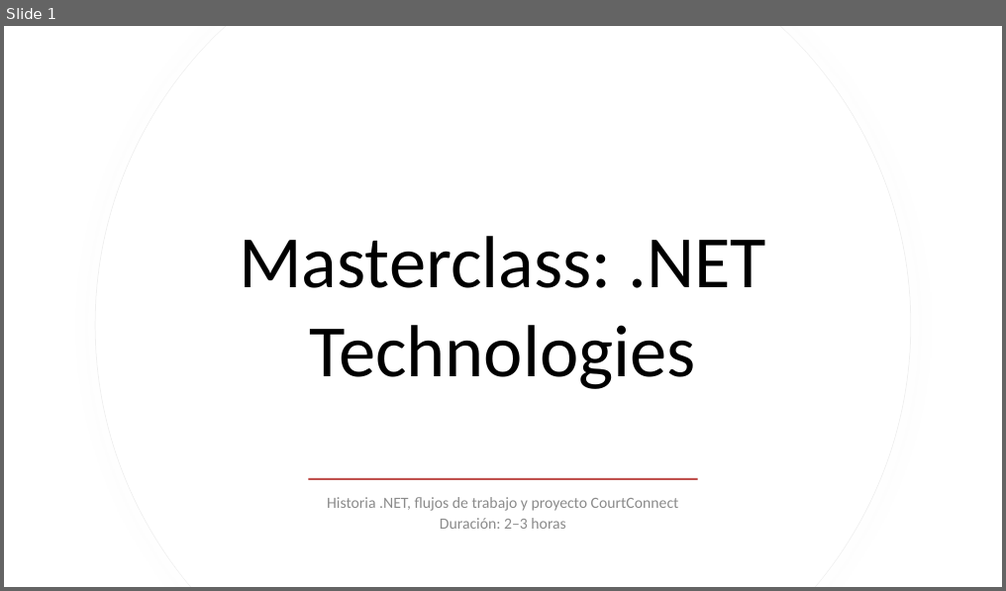
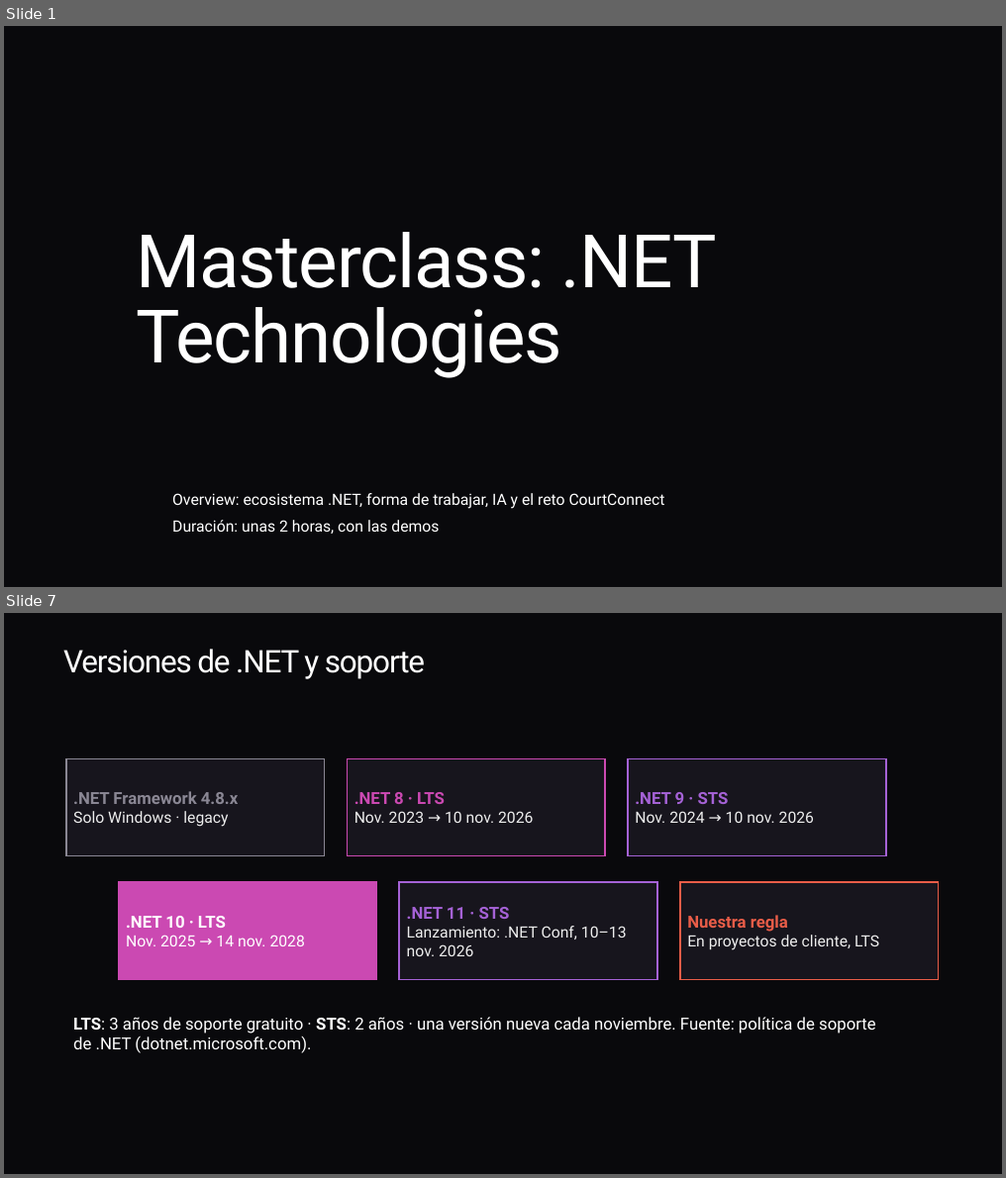
Before and after one commit to ybenzina/formacion-dotnet-junior, a slide deck: docs/masterclasses/masterclass-dotnet-technologies.pptx. Shown one above the other, each under a label of ours: slide 1 before the commit, slides 1 and 7 after it; the slides between them are not shown. The pictures are 1006x591 and 1006x1178 pixels, drawn with LibreOffice and Linux fonts; fonts in the diff are those of the drawing; background and template pictures are left out. Boxes give left, top, right and bottom in pixels: in the first picture for what was removed or moved away, otherwise in the second. Text is boxed around its words. In the diff, an @@ line names an element or a change of style, - is before the commit and + after.

Commit message:
Concretiza ramas de trabajo y actualiza documentación de masterclass general

```diff
--- a/docs/masterclasses/masterclass-dotnet-technologies.pptx
+++ b/docs/masterclasses/masterclass-dotnet-technologies.pptx
@@ slide 7 added at [4, 613, 1002, 1174], background #09090C @@
@@ title added at [63, 649, 425, 679], 30 pt, text #FFFFFF @@
+Versiones de .NET y soporte
@@ rectangle added at [66, 759, 325, 857], fill #17151D, outline #8A8794 1.5 pt, 16 pt, text #8A8794, bold @@
+.NET Framework 4.8.x
+Solo Windows · legacy
@@ rectangle added at [347, 759, 605, 857], fill #17151D, outline #CB49B2 1.5 pt, 15 pt, text #EDEDED @@
+.NET 8 · LTS
+Nov. 2023 → 10 nov. 2026
@@ rectangle added at [628, 759, 886, 857], fill #17151D, outline #A562D6 1.5 pt, 15 pt, text #EDEDED @@
+.NET 9 · STS
+Nov. 2024 → 10 nov. 2026
@@ rectangle added at [119, 882, 377, 980], fill #CB49B2, outline #CB49B2 1.5 pt, 15 pt, text #FFFFFF @@
+.NET 10 · LTS
+Nov. 2025 → 14 nov. 2028
@@ rectangle added at [399, 882, 657, 980], fill #17151D, outline #A562D6 1.5 pt, 15 pt, text #EDEDED @@
+.NET 11 · STS
+Lanzamiento: .NET Conf, 10–13 nov. 2026
@@ rectangle added at [680, 882, 939, 980], fill #17151D, outline #E95D48 1.5 pt, 15 pt, text #EDEDED @@
+Nuestra regla
+En proyectos de cliente, LTS
@@ text added at [73, 1017, 876, 1054], 16 pt, text #FFFFFF @@
+LTS: 3 años de soporte gratuito · STS: 2 años · una versión nueva cada noviembre. Fuente: política de soporte de .NET (dotnet.microsoft.com).
@@ slide 1 changed as well @@
@@ background #FFFFFF to picture (left out) @@
@@ freeform shape removed at [95, 26, 911, 587] @@
@@ freeform shape removed at [96, 26, 911, 587] @@
@@ title "Masterclass: .NET Technologies" at [137, 232, 717, 378]: font Calibri to Roboto, text colour #000000 to #FFFFFF, letter spacing 0 to -1.1 pt; alignment centre to left; line spacing 1 to 0.85 @@
@@ subtitle at [172, 493, 665, 534]: text changed; font Calibri to Roboto; text colour #8C8C8C to #FFFFFF @@
-Historia .NET, flujos de trabajo y proyecto CourtConnect
-Duración: 2–3 horas
+Overview: ecosistema .NET, forma de trabajar, IA y el reto CourtConnect
+Duración: unas 2 horas, con las demos
@@ rectangle removed at [309, 478, 698, 480] @@
```
Also in this commit, not shown: 8 other slides changed, 35 other slides added, 16 slides removed, 9 other files.
